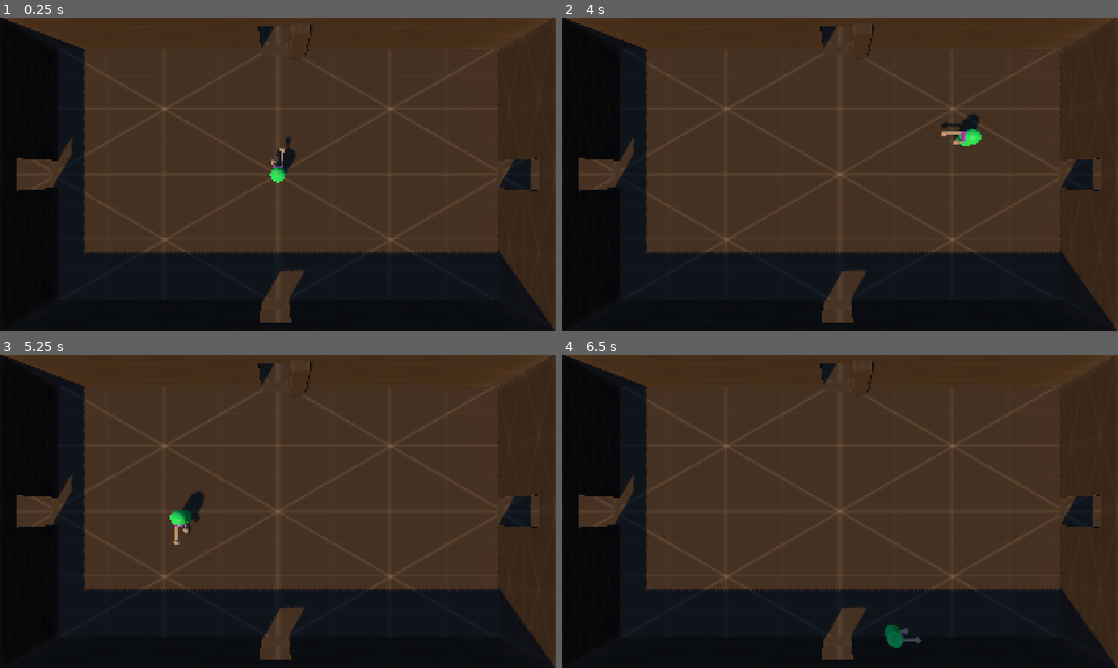
Above: before the commit, frames 1-4 (two rows, left to right).
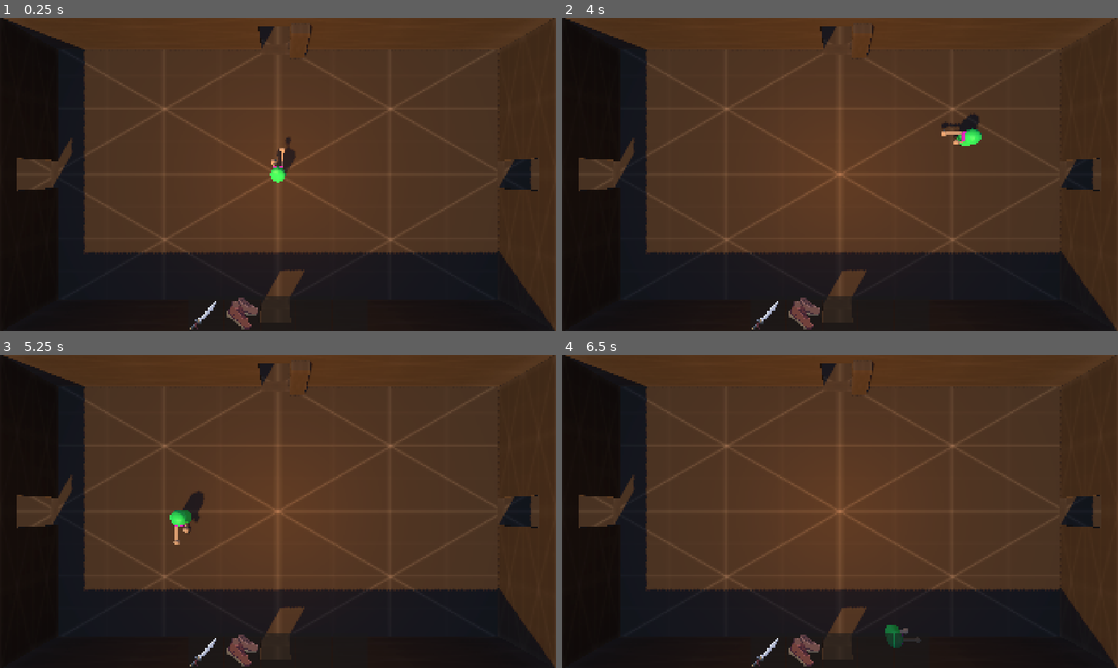
Above: after the commit, the same moments.

Repository: panable/brackeysjam-2026.2
Game: Godot game, scene res://game.tscn
Same seed, same stepped clock (60 frames per second), same inputs: the game is played once before the commit and once after it. Before the commit the project starts from res://bettagame.tscn.
Inputs:
- Up to frame 1 (0.25 s): no input
- Up to frame 2 (4 s): tap Enter at 0.5 s; hold D (move_right) 0.53-1.28 s; hold S (move_back) 1.28-2.03 s; hold D (move_right) 2.03-2.78 s; tap Space at 2.75 s; hold W (move_forward) 2.78-3.53 s; hold A (move_left) from 3.53 s (still down)
- Up to frame 3 (5.25 s): release A (move_left) at 5.03 s; hold S (move_back) from 5.03 s (still down)
- Up to frame 4 (6.5 s): release S (move_back) at 5.78 s; hold D (move_right) from 5.78 s (still down)

The runs differ from the first frame. In frame 1, 3.2% of the frame differs, in the area x 34-61%, y 2-100%; in frame 2, 3.3%; in frame 3, 3.4%; in frame 4, 3.4%, in the area x 34-65%, y 2-100%.

Commit message:
add tooltip

Diff:
--- a/Resources/BrokenSword.tres
+++ b/Resources/BrokenSword.tres
@@ -1,7 +1,11 @@
 [gd_resource type="Resource" script_class="ItemData" format=3 uid="uid://b65pn271eujar"]
 
 [ext_resource type="Script" uid="uid://d4gdhhvd4t6e1" path="res://Scripts/ItemData.gd" id="1_j2723"]
+[ext_resource type="Texture2D" uid="uid://ql1rfpfcdd1t" path="res://Sprites/BrokenSword.png" id="2_fyo87"]
 
 [resource]
 script = ExtResource("1_j2723")
+name = "Broken Sword"
+description = "Remnants of a past life in this very place; may this bring you better fortune than the previous user."
+texture = ExtResource("2_fyo87")
 metadata/_custom_type_script = "uid://d4gdhhvd4t6e1"
--- a/Resources/Map.tres
+++ b/Resources/Map.tres
@@ -6,6 +6,6 @@
 [resource]
 script = ExtResource("1_xrbp3")
 name = "Map"
-description = "Test"
+description = "Testing Desc"
 texture = ExtResource("2_t3mjs")
 metadata/_custom_type_script = "uid://d4gdhhvd4t6e1"
--- a/Resources/Medicine.tres
+++ b/Resources/Medicine.tres
@@ -6,6 +6,7 @@
 [resource]
 script = ExtResource("1_5uibs")
 name = "Potion"
-description = "Test"
+description = "Testing Desc"
 texture = ExtResource("2_u5rqn")
+max_stack = 10
 metadata/_custom_type_script = "uid://d4gdhhvd4t6e1"
--- a/Resources/PlayerInventory.tres
+++ b/Resources/PlayerInventory.tres
@@ -1,6 +1,6 @@
 [gd_resource type="Resource" script_class="InventoryData" format=3 uid="uid://cib86xegispic"]
 
-[ext_resource type="Script" uid="uid://ce7js6yetx27l" path="res://Scripts/InventoryData.gd" id="1_2o1dh"]
+[ext_resource type="Script" uid="uid://ce7js6yetx27l" path="res://Scripts/Inventory.gd" id="1_2o1dh"]
 [ext_resource type="Script" uid="uid://dytadeq0uwimp" path="res://Scripts/SlotData.gd" id="2_2gh0s"]
 
 [resource]
--- a/Resources/RunningShoes.tres
+++ b/Resources/RunningShoes.tres
@@ -5,7 +5,7 @@
 
 [resource]
 script = ExtResource("1_fmt4f")
-name = "Shoes"
-description = "Test"
+name = "Running Shoes"
+description = "Do not be tricked by their old appearance; these shoes grant the gift of enhanced speed and comfort."
 texture = ExtResource("2_u0wso")
 metadata/_custom_type_script = "uid://d4gdhhvd4t6e1"
--- a/Scenes/InventoryUI.tscn
+++ b/Scenes/InventoryUI.tscn
@@ -1,34 +1,39 @@
 [gd_scene format=3 uid="uid://cqwwipxbfupi7"]
 
 [ext_resource type="Script" uid="uid://cwv56ne6tfuws" path="res://Scripts/InventoryUI.gd" id="1_o6um4"]
-[ext_resource type="Script" uid="uid://ce7js6yetx27l" path="res://Scripts/InventoryData.gd" id="2_m5yu5"]
+[ext_resource type="Script" uid="uid://ce7js6yetx27l" path="res://Scripts/Inventory.gd" id="2_m5yu5"]
 [ext_resource type="Script" uid="uid://dytadeq0uwimp" path="res://Scripts/SlotData.gd" id="3_bbtsg"]
-[ext_resource type="Resource" uid="uid://d0myhr25pj6rj" path="res://Resources/Map.tres" id="4_f4u5k"]
-[ext_resource type="Resource" uid="uid://dll2rs7mdim4l" path="res://Resources/Medicine.tres" id="5_yjakb"]
+[ext_resource type="Resource" uid="uid://b65pn271eujar" path="res://Resources/BrokenSword.tres" id="4_hscot"]
 [ext_resource type="Resource" uid="uid://musyrl8otvxf" path="res://Resources/RunningShoes.tres" id="6_ohhls"]
 [ext_resource type="PackedScene" uid="uid://djyke06e6yf44" path="res://Scenes/InventoryUISlot.tscn" id="7_67xb0"]
 
-[sub_resource type="Resource" id="Resource_eow3j"]
+[sub_resource type="Resource" id="Resource_3bnsd"]
 script = ExtResource("3_bbtsg")
-item_data = ExtResource("4_f4u5k")
+item = ExtResource("4_hscot")
 quantity = 1
 metadata/_custom_type_script = "uid://dytadeq0uwimp"
 
-[sub_resource type="Resource" id="Resource_hve3p"]
+[sub_resource type="Resource" id="Resource_7qmbe"]
 script = ExtResource("3_bbtsg")
-item_data = ExtResource("5_yjakb")
-quantity = 2
-metadata/_custom_type_script = "uid://dytadeq0uwimp"
-
-[sub_resource type="Resource" id="Resource_mfdv2"]
-script = ExtResource("3_bbtsg")
-item_data = ExtResource("6_ohhls")
+item = ExtResource("6_ohhls")
 quantity = 1
 metadata/_custom_type_script = "uid://dytadeq0uwimp"
 
-[sub_resource type="Resource" id="Resource_fc0e3"]
+[sub_resource type="Resource" id="Resource_hscot"]
+script = ExtResource("3_bbtsg")
+metadata/_custom_type_script = "uid://dytadeq0uwimp"
+
+[sub_resource type="Resource" id="Resource_0rwgv"]
+script = ExtResource("3_bbtsg")
+metadata/_custom_type_script = "uid://dytadeq0uwimp"
+
+[sub_resource type="Resource" id="Resource_adfqm"]
+script = ExtResource("3_bbtsg")
+metadata/_custom_type_script = "uid://dytadeq0uwimp"
+
+[sub_resource type="Resource" id="Resource_2xnty"]
 script = ExtResource("2_m5yu5")
-slots = Array[ExtResource("3_bbtsg")]([SubResource("Resource_eow3j"), SubResource("Resource_hve3p"), SubResource("Resource_mfdv2")])
+slots = Array[ExtResource("3_bbtsg")]([SubResource("Resource_3bnsd"), SubResource("Resource_7qmbe"), SubResource("Resource_hscot"), SubResource("Resource_0rwgv"), SubResource("Resource_adfqm")])
 metadata/_custom_type_script = "uid://ce7js6yetx27l"
 
 [node name="InventoryUI" type="Control" unique_id=1610134888]
@@ -39,7 +44,7 @@
 grow_horizontal = 2
 grow_vertical = 2
 script = ExtResource("1_o6um4")
-inventory = SubResource("Resource_fc0e3")
+inventory = SubResource("Resource_2xnty")
 slot_scene = ExtResource("7_67xb0")
 
 [node name="CenterContainer" type="CenterContainer" parent="." unique_id=760730851]
--- a/Scripts/InventoryData.gd
+++ b/Scripts/Inventory.gd
@@ -1,5 +1,5 @@
 extends Resource
-class_name InventoryData
+class_name Inventory
 
 signal inventory_changed
 
@@ -32,7 +32,7 @@
 		if remaining <= 0:
 			break
 		if slot.is_empty():
-			slot.item_data = new_item
+			slot.item = new_item
 			var to_add := mini(remaining, new_item.max_stack)
 			slot.quantity = to_add
 			remaining -= to_add
@@ -46,12 +46,12 @@
 	for slot in slots:
 		if remaining <= 0:
 			break
-		if slot.item_data == target_item:
+		if slot.item == target_item:
 			var to_remove := mini(remaining, slot.quantity)
 			slot.quantity -= to_remove
 			remaining -= to_remove
 			if slot.quantity <= 0:
-				slot.item_data = null
+				slot.item = null
 				slot.quantity = 0
 	inventory_changed.emit()
 	return remaining <= 0
--- a/Scripts/InventoryUI.gd
+++ b/Scripts/InventoryUI.gd
@@ -1,6 +1,6 @@
 extends Control
 
-@export var inventory: InventoryData
+@export var inventory: Inventory
 @export var slot_scene: PackedScene
 @onready var grid: HBoxContainer = $CenterContainer/GridContainer
 
@@ -15,4 +15,4 @@
 	for slot in inventory.slots:
 		var ui_slot: InventoryUISlot = slot_scene.instantiate()
 		grid.add_child(ui_slot)
-		ui_slot.set_slot_data(slot, inventory)
+		ui_slot.set_slot(slot, inventory)
--- a/Scripts/InventoryUISlot.gd
+++ b/Scripts/InventoryUISlot.gd
@@ -3,31 +3,36 @@
 
 @onready var icon: TextureRect = $Icon
 @onready var quantity_label: Label = $QuantityLabel
-var slot_data: SlotData
-var inventory: InventoryData
+var slot: SlotData
+var inventory: Inventory
 
-func set_slot_data(new_slot_data: SlotData, new_inventory: InventoryData) -> void:
-	slot_data = new_slot_data
+func set_slot(new_slot: SlotData, new_inventory: Inventory) -> void:
+	slot = new_slot
 	inventory = new_inventory
 
-	if slot_data.is_empty():
+	if slot.is_empty():
 		icon.texture = null
 		quantity_label.text = ""
+		tooltip_text = ""
 	else:
-		icon.texture = slot_data.item_data.texture
-		quantity_label.text = str(slot_data.quantity) if slot_data.quantity > 1 else ""
+		icon.texture = slot.item.texture
+		quantity_label.text = str(slot.quantity) if slot.quantity > 1 else ""
+		tooltip_text = "%s\n%s" % [
+		slot.item.name,
+		slot.item.description
+	]
 
 func _get_drag_data(_pos: Vector2) -> Variant:
-	if slot_data == null or slot_data.is_empty():
+	if slot == null or slot.is_empty():
 		return null
 	var preview := TextureRect.new()
-	preview.texture = slot_data.item_data.texture
+	preview.texture = slot.item.texture
 	preview.custom_minimum_size = Vector2(64, 64)
 	preview.expand_mode = TextureRect.EXPAND_IGNORE_SIZE
 	preview.stretch_mode = TextureRect.STRETCH_KEEP_ASPECT_CENTERED
 	set_drag_preview(preview)
 	return {
-		"slot": slot_data,
+		"slot": slot,
 		"source": self
 	}
 
@@ -41,12 +46,12 @@
 func _drop_data(_pos: Vector2, data: Variant) -> void:
 	var source_slot: SlotData = data["slot"]
 
-	if source_slot == slot_data:
+	if source_slot == slot:
 		return
-	var temp_item := slot_data.item_data
-	var temp_quantity := slot_data.quantity
-	slot_data.item_data = source_slot.item_data
-	slot_data.quantity = source_slot.quantity
-	source_slot.item_data = temp_item
+	var temp_item := slot.item
+	var temp_quantity := slot.quantity
+	slot.item = source_slot.item
+	slot.quantity = source_slot.quantity
+	source_slot.item = temp_item
 	source_slot.quantity = temp_quantity
 	inventory.inventory_changed.emit()
--- a/Scripts/SlotData.gd
+++ b/Scripts/SlotData.gd
@@ -1,11 +1,13 @@
 extends Resource
 class_name SlotData
 
-@export var item_data: ItemData = null
+@export var item: ItemData = null
 @export var quantity: int = 0
 
 func is_empty() -> bool:
-	return item_data == null
+	return item == null
 
 func can_stack(new_item: ItemData) -> bool:
-	return item_data == new_item and quantity < item_data.max_stack
+	return item == new_item and quantity < item.max_stack
+
+# SlotData - checks if empty & if stackable
--- a/game.tscn
+++ b/game.tscn
@@ -45,8 +45,6 @@
 
 [node name="Game" type="Node3D" unique_id=264250445]
 
-[node name="InventoryUI" parent="." unique_id=1610134888 instance=ExtResource("3_feb5d")]
-
 [node name="playa" type="CharacterBody3D" parent="." unique_id=1694339531]
 transform = Transform3D(1, 0, 0, 0, 1, 0, 0, 0, 1, 0, 2.273, 0)
 script = ExtResource("1_e2o6t")
@@ -320,7 +318,8 @@
 
 [node name="OmniLight3D" type="OmniLight3D" parent="." unique_id=1788865064]
 transform = Transform3D(1, 0, 0, 0, 1, 0, 0, 0, 1, 0, 6.1, 0)
-visible = false
 light_color = Color(1, 0.6156863, 0.25882354, 1)
 light_energy = 2.912
 omni_range = 23.0
+
+[node name="InventoryUI" parent="." unique_id=1610134888 instance=ExtResource("3_feb5d")]
--- a/project.godot
+++ b/project.godot
@@ -11,8 +11,9 @@
 [application]
 
 config/name="brackeysjam-2026.2"
-run/main_scene="uid://dnatybnmk46mr"
+run/main_scene="uid://wl13gsmo0kuv"
 config/features=PackedStringArray("4.7", "Forward Plus")
+config/icon="res://icon.svg"
 
 [display]
 
Renamed: Scripts/InventoryData.gd.uid -> Scripts/Inventory.gd.uid
Binary file added: Sprites/PlayerMap.aseprite
Binary file added: Sprites/Shop.aseprite
